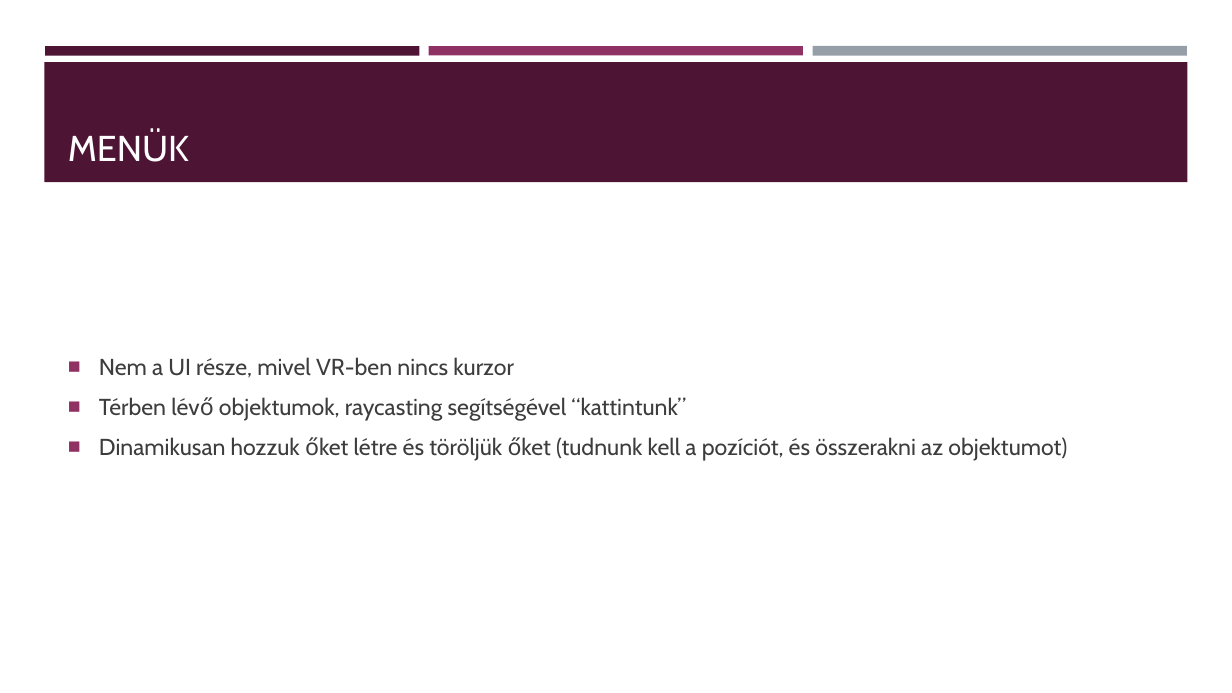
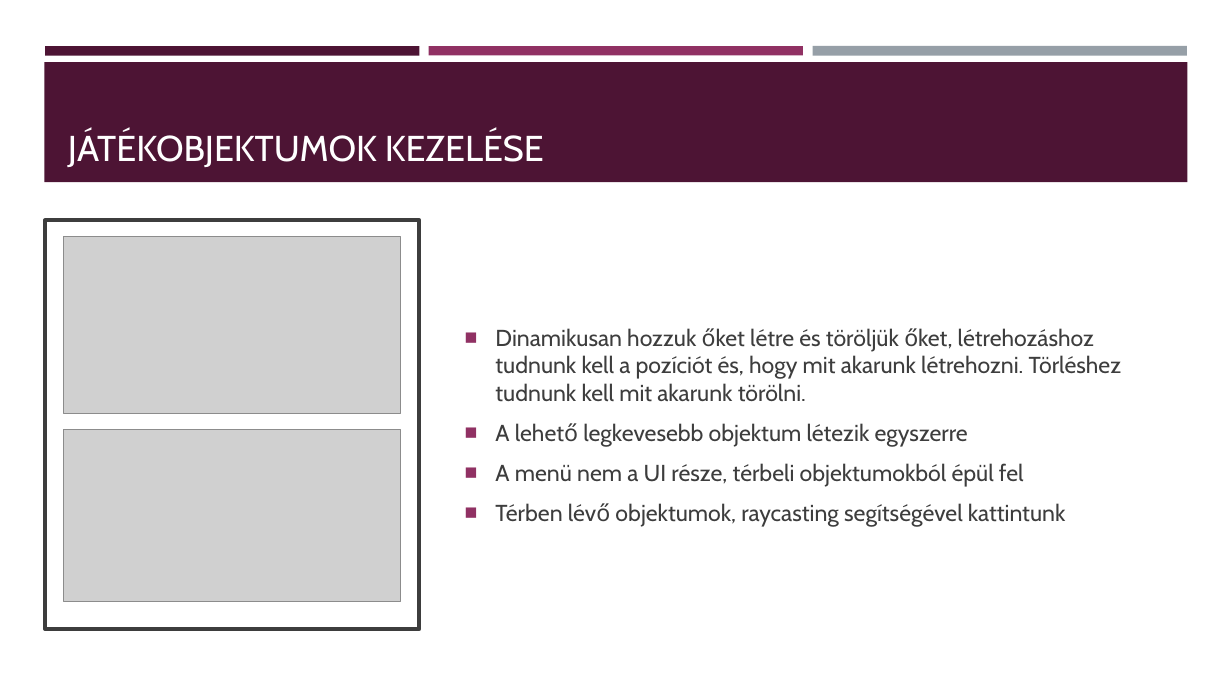
Before and after one commit to KihiraLove/Szakdoga, a slide deck: slide 6 of Documents/VR játék fejlesztés Rehabilitációs célra.pptx (slide 5 before the commit). Drawn at 1232x693 pixels with LibreOffice and Linux fonts; fonts in the diff are those of the drawing; grey boxes stand for pictures. Boxes give left, top, right and bottom in pixels: in the first picture for what was removed or moved away, otherwise in the second. Text is boxed around its words. In the diff, an @@ line names an element or a change of style, - is before the commit and + after.

```diff
--- a/Documents/VR játék fejlesztés Rehabilitációs célra.pptx
+++ b/Documents/VR játék fejlesztés Rehabilitációs célra.pptx
@@ title at <box>68,131,544,167</box>: text changed @@
-MENÜK
+JÁTÉKOBJEKTUMOK KEZELÉSE
@@ rectangle added at <box>45,220,420,628</box>, outline #3D3D3D 3 pt @@
@@ picture added at <box>64,237,400,414</box> @@
@@ text at <box>495,328,1122,527</box>: text changed @@
-■ Nem a UI része, mivel VR-ben nincs kurzor
-■ Térben lévő objektumok, raycasting segítségével “kattintunk”
-■ Dinamikusan hozzuk őket létre és töröljük őket (tudnunk kell a pozíciót, és összerakni az objektumot)
+■ Dinamikusan hozzuk őket létre és töröljük őket, létrehozáshoz tudnunk kell a pozíciót és, hogy mit akarunk létrehozni. Törléshez tudnunk kell mit akarunk törölni.
+■ A lehető legkevesebb objektum létezik egyszerre
+■ A menü nem a UI része, térbeli objektumokból épül fel
+■ Térben lévő objektumok, raycasting segítségével kattintunk
@@ picture added at <box>64,430,400,603</box> @@
```
Also in this commit, not shown: 5 other slides changed, 5 slides added, 4 slides removed, 2 other files.
